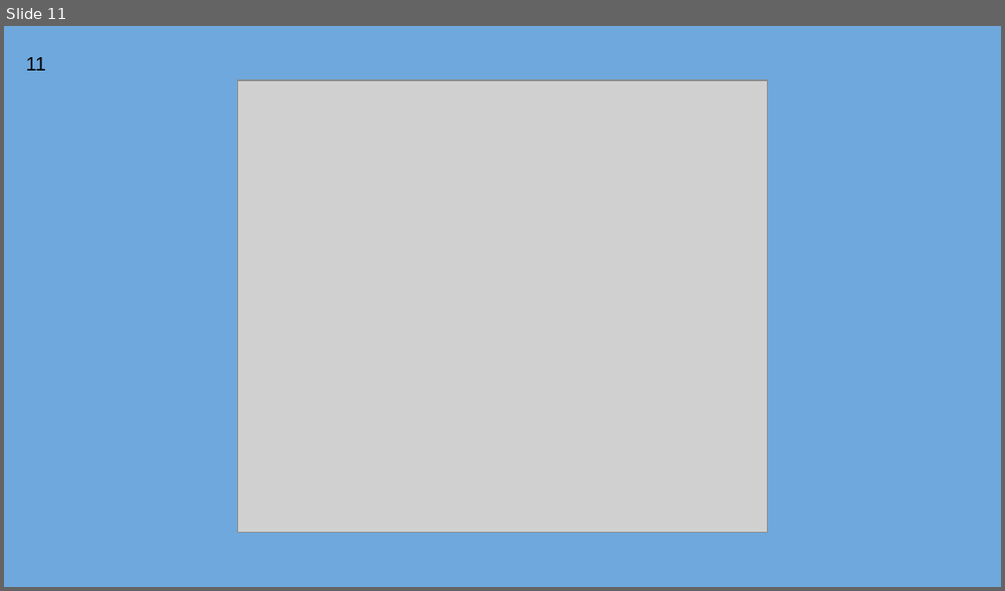
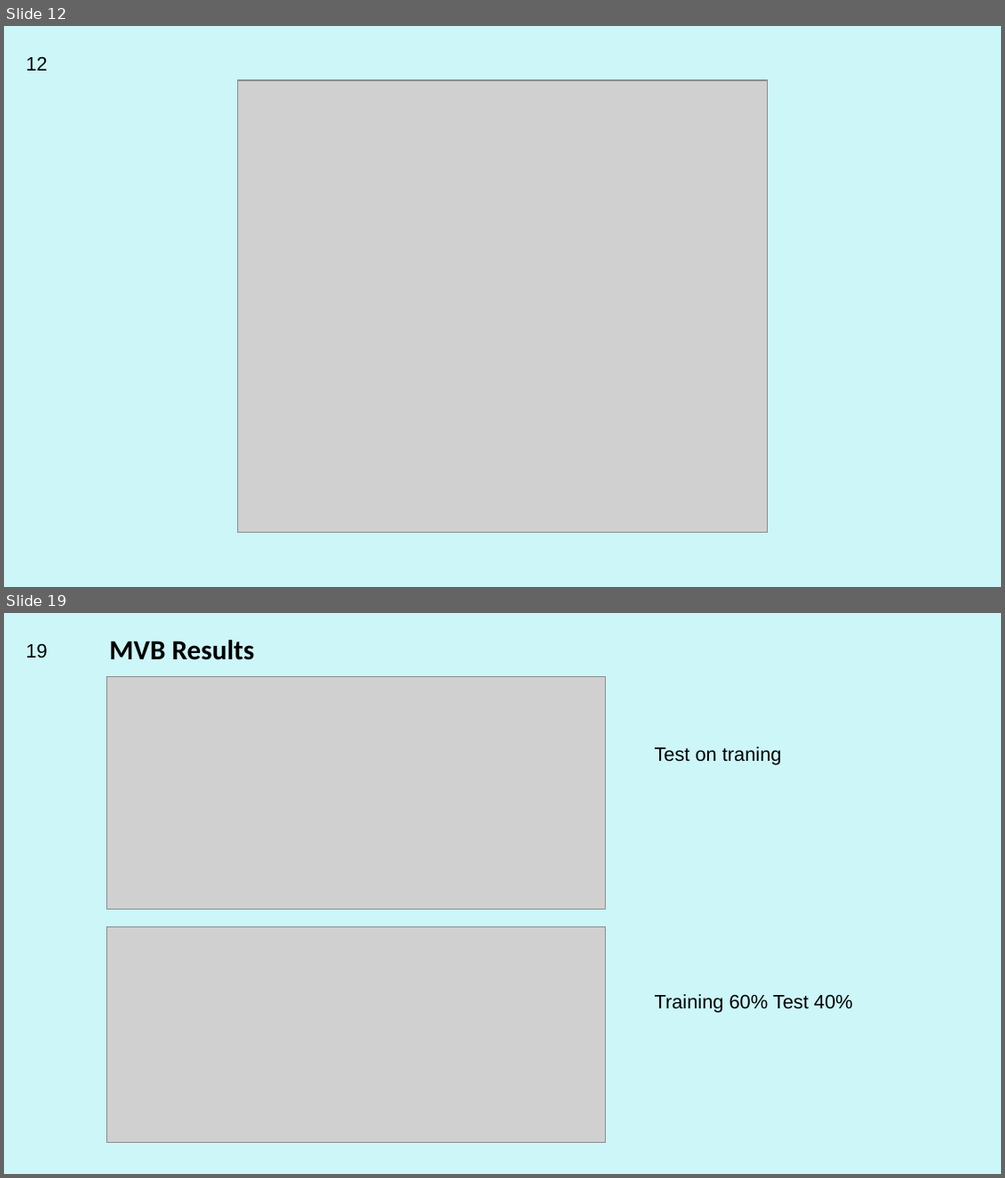
Before and after one commit to bugseerdogan/CSE4095S17_Group3, a slide deck: CSE4095S17_Group3.pptx. Shown one above the other, each under a label of ours: slide 11 before the commit, slides 12 and 19 after it; the slides between them are not shown. The pictures are 1005x591 and 1005x1178 pixels, drawn with LibreOffice and Linux fonts; fonts in the diff are those of the drawing; grey boxes stand for pictures. Boxes give left, top, right and bottom in pixels: in the first picture for what was removed or moved away, otherwise in the second. Text is boxed around its words. In the diff, an @@ line names an element or a change of style, - is before the commit and + after.

```diff
--- a/CSE4095S17_Group3.pptx
+++ b/CSE4095S17_Group3.pptx
@@ slide 19 added at (x1=4, y1=613, x2=1001, y2=1174), background #CCF6F8 @@
@@ page number added at (x1=26, y1=643, x2=48, y2=658), 14 pt, text #000000 @@
+19
@@ text added at (x1=109, y1=640, x2=255, y2=660), 20 pt, text #000000, bold @@
+MVB Results
@@ picture added at (x1=106, y1=677, x2=605, y2=909) @@
@@ text added at (x1=655, y1=747, x2=782, y2=765), 14 pt, text #000000 @@
+Test on traning
@@ picture added at (x1=106, y1=927, x2=605, y2=1143) @@
@@ text added at (x1=655, y1=994, x2=853, y2=1013), 14 pt, text #000000 @@
+Training 60% Test 40%
@@ what was slide 11 is now slide 12 @@
@@ slide 12 changed as well @@
@@ background #6FA8DC to #CCF6F8 @@
@@ page number at (x1=26, y1=56, x2=48, y2=70): text changed @@
-11
+12
```
Also in this commit, not shown: 7 other slides changed, 11 other slides added, 3 slides removed.
